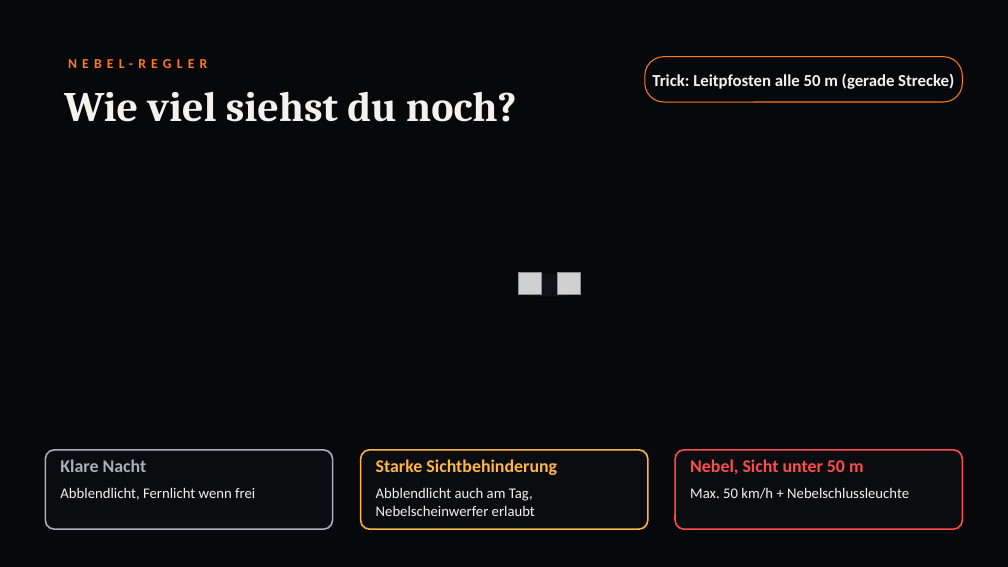
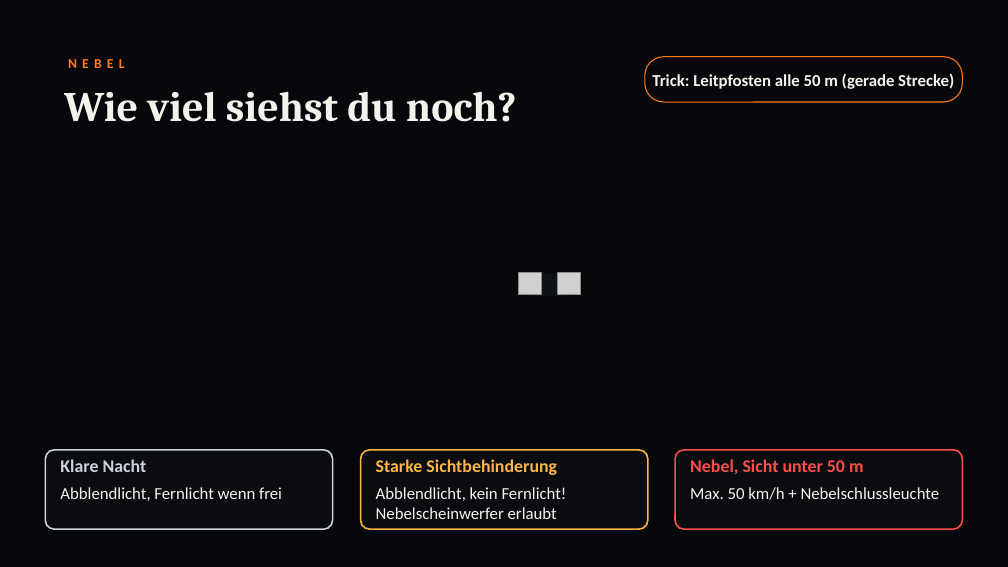
Before and after one commit to serband1995-hue/Fahrlehrer-Kompass-, a slide deck: slide 12 of theorie/lektion11/Lektion11_Besondere_Situationen.pptx. Drawn at 1008x567 pixels with LibreOffice and Linux fonts; fonts in the diff are those of the drawing; grey boxes stand for pictures; background and template pictures are left out. Boxes give left, top, right and bottom in pixels: in the first picture for what was removed or moved away, otherwise in the second. Text is boxed around its words. In the diff, an @@ line names an element or a change of style, - is before the commit and + after.

```diff
--- a/theorie/lektion11/Lektion11_Besondere_Situationen.pptx
+++ b/theorie/lektion11/Lektion11_Besondere_Situationen.pptx
@@ text at box(68, 59, 125, 68): text changed @@
-NEBEL-REGLER
+NEBEL
@@ rounded rectangle at box(45, 450, 333, 529): outline #A7B0BD 1.5 pt to #CDD3DC 1.5 pt @@
@@ text "Klare Nacht" at box(60, 459, 147, 472): text colour #A7B0BD to #CDD3DC @@
@@ text "Abblendlicht, Fernlicht wenn frei" at box(60, 487, 282, 501): size 14 to 16 pt @@
@@ text at box(376, 487, 567, 519): text changed; size 14 to 16 pt @@
-Abblendlicht auch am Tag, Nebelscheinwerfer erlaubt
+Abblendlicht, kein Fernlicht! Nebelscheinwerfer erlaubt
@@ text "Max. 50 km/h + Nebelschlussleuchte" at box(690, 487, 940, 500): size 14 to 16 pt @@
```
Also in this commit, not shown: 21 other slides changed, 1 slide added, 1 slide removed, 2 other files.
